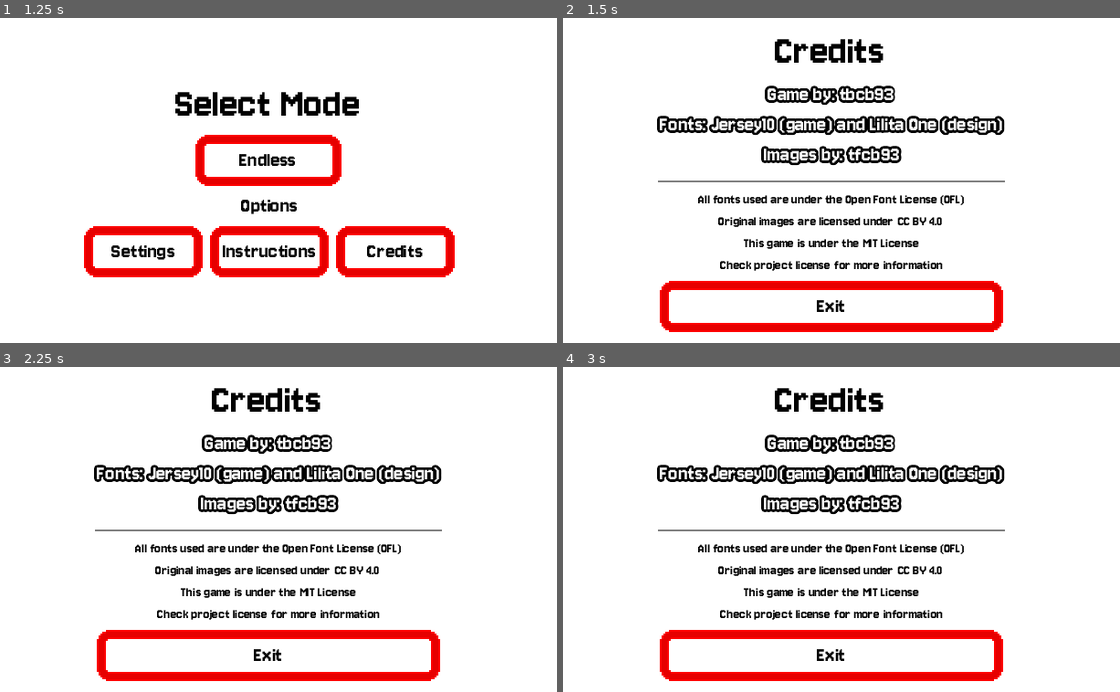
Above: before the commit, frames 1-4 (two rows, left to right).
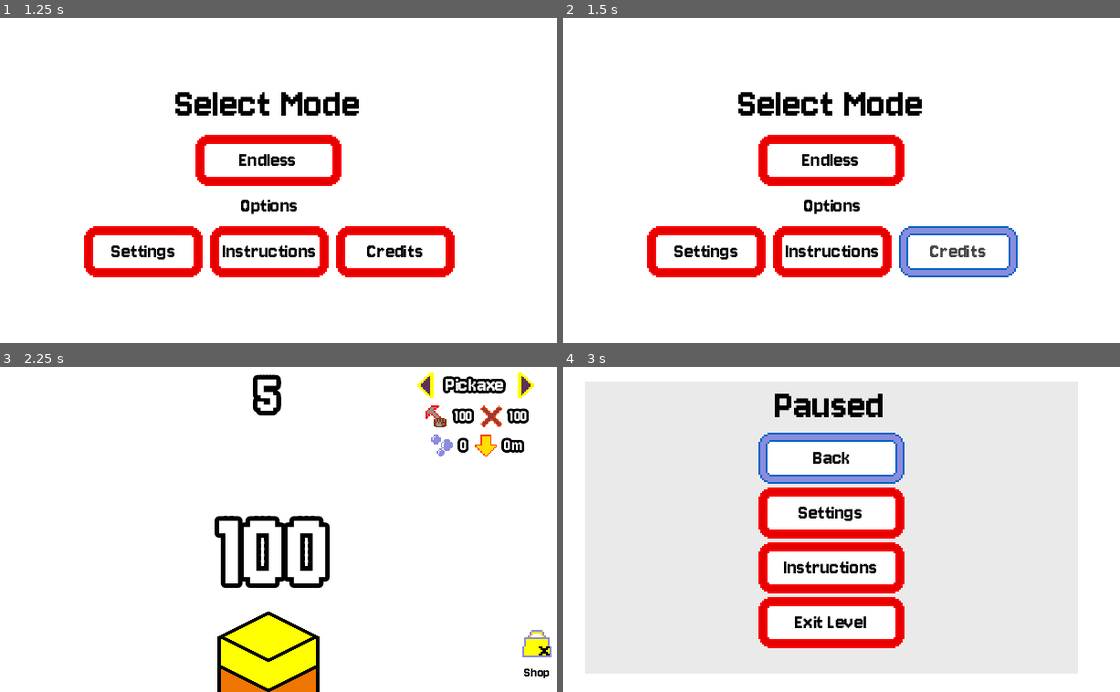
Above: after the commit, the same moments.

Repository: tfcb93/block-in-bits
Game: Godot game, scene res://Scenes/game.tscn
The game is run twice, just before and just after one commit, with the same random seed, the same clock (stepped at 60 frames per second) and the same inputs.
Inputs (mouse positions are in pixels of both pictures, inside the frame that each line leads up to):
- Up to frame 1 (1.25 s): tap Enter (start) at 0.5 s; hold Right (right) from 0.53 s (still down); hold Z (action) from 0.53 s (still down)
- Up to frame 2 (1.5 s): release Right (right) at 1.25 s; release Z (action) at 1.25 s; click "Credits" at 1.25 s
- Up to frame 3 (2.25 s): click (267, 510) at 2 s, where only the run after the commit has a clickable "Endless"
- Up to frame 4 (3 s): tap Enter (start) at 2.75 s; hold Left (left) from 2.78 s (still down); tap X (secondary) at 2.85 s

Frame 1 is identical in both runs. In frame 2, 19% of the frame differs, in the area x 15-82%, y 6-97%; in frame 3, 18%; in frame 4, 17%.

Commit message:
Updates upgrades to also be bought in certain depths; Creates new upgrades.

Diff:
--- /dev/null
+++ b/Resources/upgrades/depths_1.tres
@@ -0,0 +1,15 @@
+[gd_resource type="Resource" script_class="Upgrade" load_steps=2 format=3 uid="uid://dbp8oa3elekut"]
+
+[ext_resource type="Script" path="res://Scripts/upgrade.gd" id="1_460qb"]
+
+[resource]
+script = ExtResource("1_460qb")
+id = 4
+name = "Depths I"
+price = 5000
+depth = 10000
+effects = {
+0: [900, 1],
+1: [460, 2],
+2: [700, 1]
+}
--- /dev/null
+++ b/Resources/upgrades/depths_2.tres
@@ -0,0 +1,15 @@
+[gd_resource type="Resource" script_class="Upgrade" load_steps=2 format=3 uid="uid://drrnvmrlf0fab"]
+
+[ext_resource type="Script" path="res://Scripts/upgrade.gd" id="1_nollm"]
+
+[resource]
+script = ExtResource("1_nollm")
+id = 5
+name = "Depths II"
+price = 10000
+depth = 20000
+effects = {
+0: [500, 1],
+1: [200, 2],
+2: [1000, 0]
+}
--- /dev/null
+++ b/Resources/upgrades/depths_3.tres
@@ -0,0 +1,15 @@
+[gd_resource type="Resource" script_class="Upgrade" load_steps=2 format=3 uid="uid://cjfjpotjwl1ky"]
+
+[ext_resource type="Script" path="res://Scripts/upgrade.gd" id="1_5l0ra"]
+
+[resource]
+script = ExtResource("1_5l0ra")
+id = 6
+name = "Depth III"
+price = 20000
+depth = 100000
+effects = {
+0: [500, 2],
+1: [200, 3],
+2: [2000, 0]
+}
--- a/Resources/upgrades/mark_1.tres
+++ b/Resources/upgrades/mark_1.tres
@@ -7,6 +7,7 @@
 id = 1
 name = "Mark I"
 price = 100
+depth = 100
 effects = {
 0: [10, 1],
 1: [10, 0],
--- /dev/null
+++ b/Resources/upgrades/mark_2.tres
@@ -0,0 +1,15 @@
+[gd_resource type="Resource" script_class="Upgrade" load_steps=2 format=3 uid="uid://cq0n2l5rxsuq0"]
+
+[ext_resource type="Script" path="res://Scripts/upgrade.gd" id="1_cwnov"]
+
+[resource]
+script = ExtResource("1_cwnov")
+id = 2
+name = "Mark II"
+price = 500
+depth = 500
+effects = {
+0: [30, 1],
+1: [10, 2],
+2: [0, 0]
+}
--- /dev/null
+++ b/Resources/upgrades/mark_3.tres
@@ -0,0 +1,15 @@
+[gd_resource type="Resource" script_class="Upgrade" load_steps=2 format=3 uid="uid://cgx3gmiliffh"]
+
+[ext_resource type="Script" path="res://Scripts/upgrade.gd" id="1_lft5t"]
+
+[resource]
+script = ExtResource("1_lft5t")
+id = 3
+name = "Mark III"
+price = 900
+depth = 1000
+effects = {
+0: [50, 1],
+1: [10, 1],
+2: [100, 0]
+}
--- a/Resources/upgrades/test_1.tres
+++ b/Resources/upgrades/test_1.tres
@@ -7,6 +7,7 @@
 id = 0
 name = "TEST 1"
 price = 10
+depth = 2
 effects = {
 0: [10, 10],
 1: [100, 100],
--- /dev/null
+++ b/Resources/upgrades/ultimate_1.tres
@@ -0,0 +1,15 @@
+[gd_resource type="Resource" script_class="Upgrade" load_steps=2 format=3 uid="uid://ho3jni50mbik"]
+
+[ext_resource type="Script" path="res://Scripts/upgrade.gd" id="1_yffrb"]
+
+[resource]
+script = ExtResource("1_yffrb")
+id = 7
+name = "Ultimate!"
+price = 1000000
+depth = 1000000
+effects = {
+0: [10000, 2],
+1: [5000, 4],
+2: [100000, 0]
+}
--- a/Scripts/events.gd
+++ b/Scripts/events.gd
@@ -31,7 +31,7 @@
 
 signal open_shop();
 signal close_shop();
-signal inform_shop_player_points(player_points: int);
+signal inform_shop_data(player_points: int, depth: int);
 signal discount_points(discounted_points: int);
 signal upgrade_tools(upgrde: Upgrade);
 
--- a/Scripts/level.gd
+++ b/Scripts/level.gd
@@ -16,6 +16,8 @@
 
 	Events.connect("open_shop", _on_open_shop);
 	Events.connect("close_shop", _on_close_shop);
+	Events.connect("discount_points", _on_discount_points);
+	Events.connect("upgrade_tools", _on_upgrade_tools);
 
 	Events.connect("add_time", _on_add_time);
 
@@ -52,10 +54,22 @@
 func _on_open_shop() -> void:
 	block_pile.hide_interface();
 	%countdown.paused = true;
+	Events.emit_signal("inform_shop_data", player.points, block_pile.actual_depth);
 
 func _on_close_shop() -> void:
 	block_pile.show_interface();
 	%countdown.paused = false;
+
+func _on_discount_points(discounted_points: int) -> void:
+	player.points -= discounted_points;
+	player.update_interface_player_points();
+	Events.emit_signal("inform_shop_data", player.points, block_pile.actual_depth);
+
+func _on_upgrade_tools(upgrade: Upgrade) -> void:
+	for t in player.player_tools:
+		t.resistance += upgrade.effects[t.link_name][0];
+		t.point_multiplier += upgrade.effects[t.link_name][1];
+	player.update_interface_tool_values();
 
 func _on_countdown_timeout() -> void:
 	level_countdown -= 1;
--- a/Scripts/mode_selection.gd
+++ b/Scripts/mode_selection.gd
@@ -2,7 +2,6 @@
 
 func _ready() -> void:
 	Events.connect("open_select_mode", _on_open_select_mode);
-	Events.connect("close_credits", _on_close_credits);
 	Events.connect("close_settings_to_selection", _on_close_settings);
 	Events.connect("close_instructions_to_selection", _on_close_instructions);
 
@@ -21,9 +20,6 @@
 func _on_close_instructions() -> void:
 	%interface.visible = true;
 
-func _on_close_credits() -> void:
-	%interface.visible = true;
-
 func _on_btn_endless_pressed() -> void:
 	_on_close_select_mode();
 	Events.emit_signal("start_game");
@@ -39,5 +35,4 @@
 
 
 func _on_btn_credits_pressed() -> void:
-	%interface.visible = false;
-	Events.emit_signal("open_credits");
+	pass # Replace with function body.
--- a/Scripts/player.gd
+++ b/Scripts/player.gd
@@ -14,10 +14,6 @@
 
 	Events.connect("pause_game", _on_pause_game);
 	Events.connect("unpause_game", _on_unpause_game);
-
-	Events.connect("open_shop", _on_open_shop);
-	Events.connect("discount_points", _on_discount_points);
-	Events.connect("upgrade_tools", _on_upgrade_tools);
 
 	load_player_tools();
 	assert(len(player_tools) > 0, "You need to insert tools for the player!");
@@ -73,16 +69,3 @@
 	else:
 		selected_tool_index += index_direction;
 	update_interface_tool_values();
-
-func _on_open_shop() -> void:
-	Events.emit_signal("inform_shop_player_points", points);
-
-func _on_discount_points(discounted_points: int) -> void:
-	points -= discounted_points;
-	Events.emit_signal("inform_shop_player_points", points);
-
-func _on_upgrade_tools(upgrade: Upgrade) -> void:
-	for t in player_tools:
-		t.resistance += upgrade.effects[t.link_name][0];
-		t.point_multiplier += upgrade.effects[t.link_name][1];
-	_on_discount_points(upgrade.price);
--- a/Scripts/shop.gd
+++ b/Scripts/shop.gd
@@ -2,32 +2,26 @@
 
 var prices := {"time_10": 1000, "time_20": 2000};
 var actual_upgrade_index = 1;
-var actual_upgrade_price = 0;
 
 func _ready() -> void:
 	%interface.visible = false;
 
 	Events.connect("open_shop", _on_open_shop);
 	Events.connect("close_shop", _on_close_shop);
-	Events.connect("inform_shop_player_points", _on_inform_shop_player_points);
+	Events.connect("inform_shop_data", inform_shop_data);
 
 	update_upgrade_button();
 
 func update_upgrade_button() -> void:
 	if (actual_upgrade_index > len(Globals.upgrades) - 1):
 		# there are no more upgrades
-		actual_upgrade_price = -1; # keep button disabled
-		%btn_upgrade.disabled = true
-		%btn_upgrade.text = "No more updates";
-		%price_upgrade.text = "No price to display";
-		%intf_upgrade_description.text = "That's it\nYou did it!"
+		update_empty_upgrade();
 		return;
 	var actual_upgrade: Upgrade = Globals.upgrades[actual_upgrade_index];
-	actual_upgrade_price = actual_upgrade.price;
 	%btn_upgrade.text = actual_upgrade.name;
-	%price_upgrade.text = str(actual_upgrade.price) + " bits";
+	%price_upgrade.text = str(actual_upgrade.price) + " bits - " + str(actual_upgrade.depth) + "m";
 	var description := "";
-	for effect_index in range(0, len(actual_upgrade.effects)):
+	for effect_index in range(1, len(actual_upgrade.effects)):
 		description += Globals.available_tools_names[effect_index] + ": +" + str(actual_upgrade.effects[effect_index][0]) + " resistance & +" + str(actual_upgrade.effects[effect_index][1]) + " points multiplier\n"
 	%intf_upgrade_description.text = description
 
@@ -41,15 +35,27 @@
 	%interface.visible = false;
 	Globals.game_state = Globals.GAME_STATES.IN_GAME;
 
-func _on_inform_shop_player_points(player_points: int) -> void:
+func inform_shop_data(player_points: int, depth: int) -> void:
 	%intf_player_points.text = str(player_points);
 	%btn_time_10.disabled = true if (prices["time_10"] > player_points) else false;
 	%btn_time_20.disabled = true if (prices["time_20"] > player_points) else false;
-	%btn_upgrade.disabled = true if (actual_upgrade_price > player_points and actual_upgrade_index != -1) else false;
+	if (actual_upgrade_index > len(Globals.upgrades) - 1):
+		update_empty_upgrade();
+		return;
+	var actual_upgrade:Upgrade = Globals.upgrades[actual_upgrade_index];
+	%btn_upgrade.disabled = true if (actual_upgrade.price > player_points and actual_upgrade_index != -1 or depth < actual_upgrade.depth) else false;
+
+func update_empty_upgrade() -> void:
+	%btn_upgrade.disabled = true
+	%btn_upgrade.text = "No more updates";
+	%price_upgrade.text = "No price to display";
+	%intf_upgrade_description.text = "That's it\nYou did it!"
 
 func _on_btn_upgrade_pressed() -> void:
+	var clicked_update_price:int = Globals.upgrades[actual_upgrade_index].price; # had to do that, otherwise I need to remove the data update from discount price and create another signal for the player to update data after the index is updated
 	Events.emit_signal("upgrade_tools", Globals.upgrades[actual_upgrade_index]);
 	actual_upgrade_index += 1;
+	Events.emit_signal("discount_points", clicked_update_price);
 	update_upgrade_button();
 
 
--- a/Scripts/upgrade.gd
+++ b/Scripts/upgrade.gd
@@ -4,5 +4,6 @@
 @export var id: int;
 @export var name: String;
 @export var price: int;
+@export var depth: int;
 # Not the smartest way to organize an update for all tools, but it's what came for me
 @export var effects := {Globals.AVAILABLE_TOOLS.PICKAXE: [], Globals.AVAILABLE_TOOLS.HAMMER: [], Globals.AVAILABLE_TOOLS.DRILL:[]}; ## Each too will have a pair [resistance, point multiplier]
